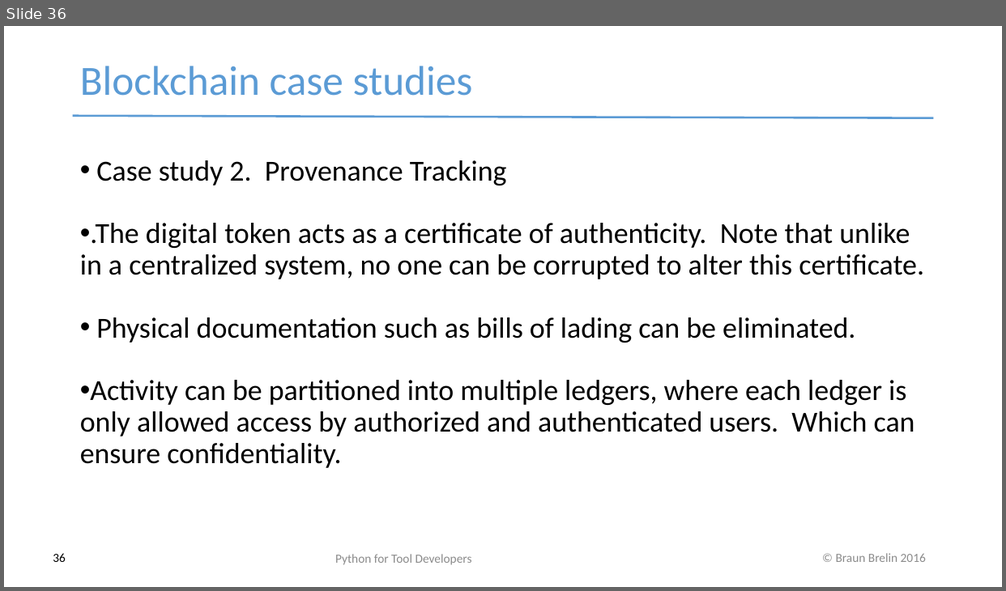
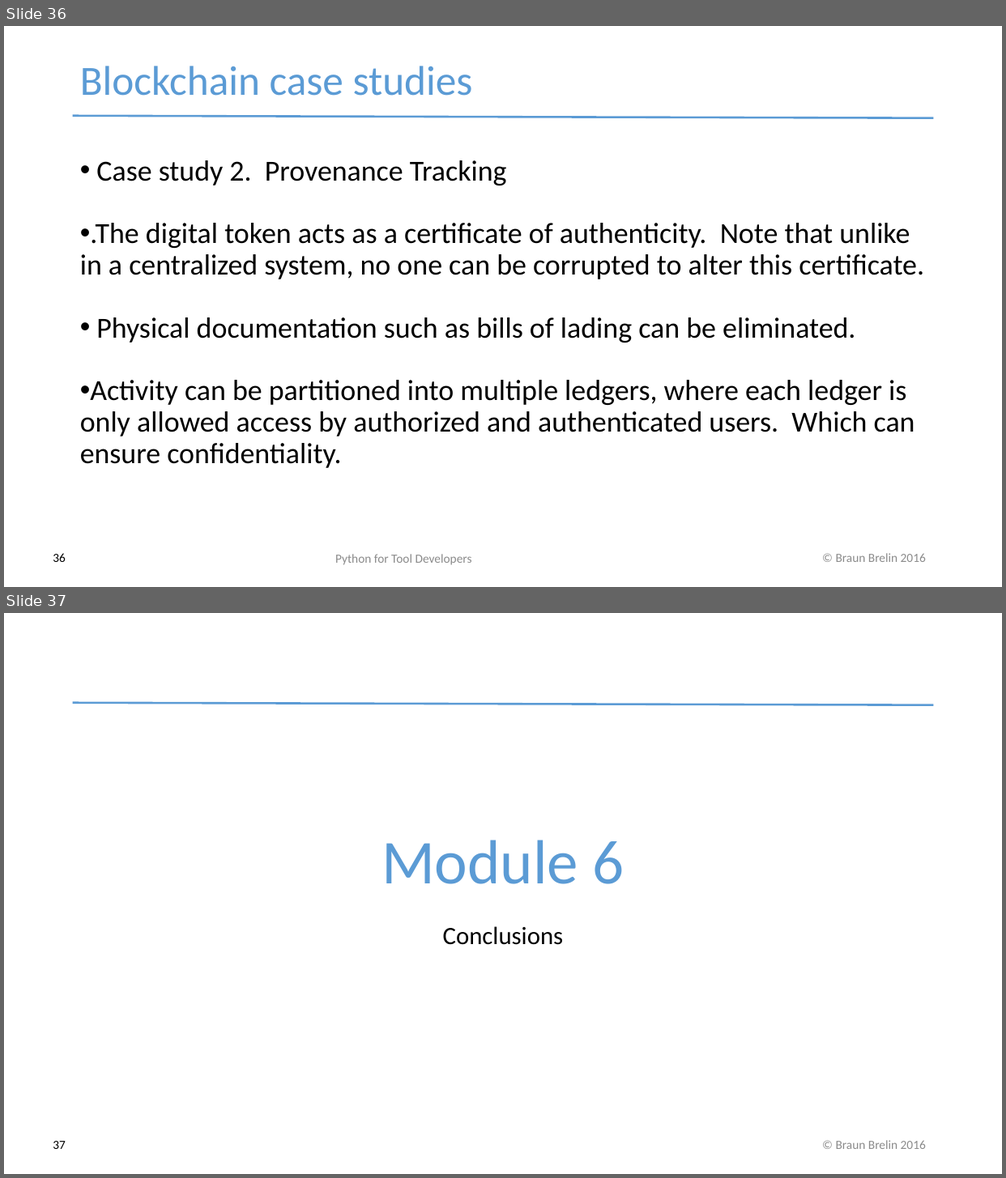
Before and after one commit to redmage123/btc-introductory-workshop, a slide deck: docs/Blockchain workshop v0.1.pptx. Shown one above the other, each under a label of ours: slide 36 before the commit, slides 36 and 37 after it. The pictures are 1006x591 and 1006x1178 pixels, drawn with LibreOffice and Linux fonts; fonts in the diff are those of the drawing. Boxes give left, top, right and bottom in pixels: in the first picture for what was removed or moved away, otherwise in the second. Text is boxed around its words. In the diff, an @@ line names an element or a change of style, - is before the commit and + after.

```diff
--- a/docs/Blockchain workshop v0.1.pptx
+++ b/docs/Blockchain workshop v0.1.pptx
@@ slide 37 added at box(4, 613, 1002, 1174), background #FFFFFF; not listed: 2 template elements that a slide beside it also shows @@
@@ text added at box(381, 840, 624, 884), 60 pt, text #5B9BD5 @@
+Module 6
@@ text added at box(443, 926, 564, 945), 24 pt, text #000000 @@
+Conclusions
@@ page number added at box(53, 1141, 66, 1149), 12 pt, text #000000 @@
+37
```
Also in this commit, not shown: 4 other slides added.
